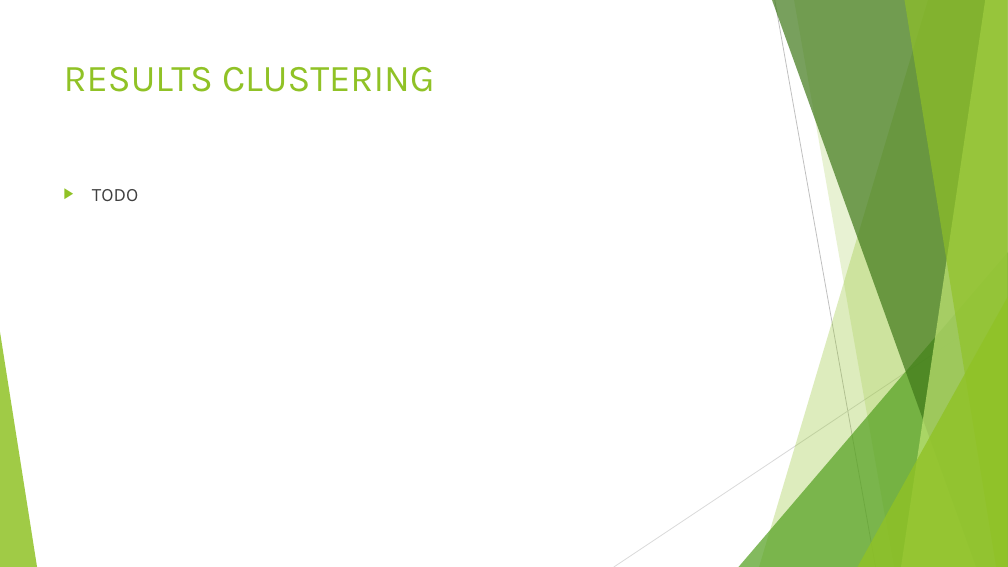
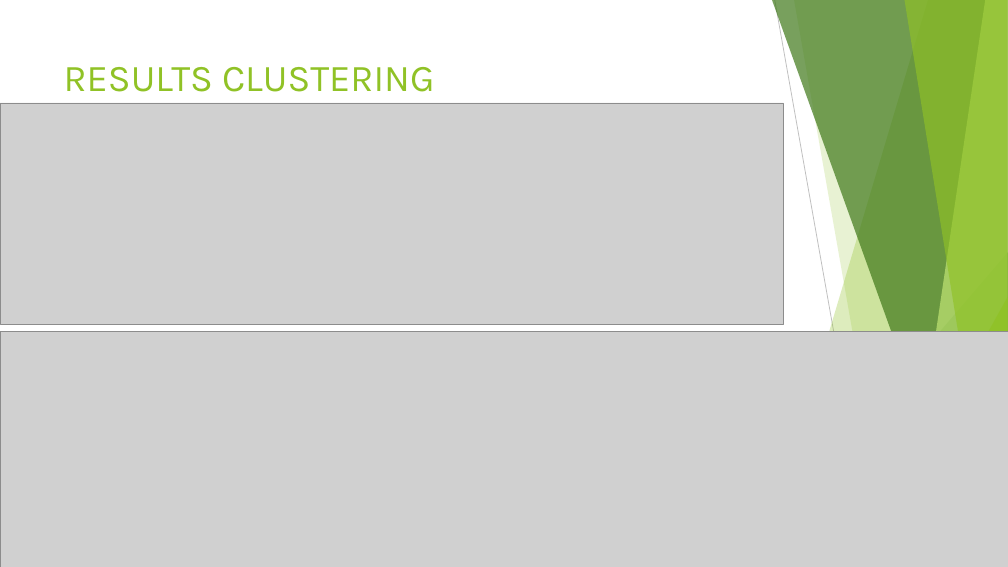
Before and after one commit to MaDe2101/DMLBeerProject, a slide deck: slide 5 of Documentation/Beer Data Presentation - Resampling Task.pptx. Drawn at 1008x567 pixels with LibreOffice and Linux fonts; fonts in the diff are those of the drawing; grey boxes stand for pictures. Boxes give left, top, right and bottom in pixels: in the first picture for what was removed or moved away, otherwise in the second. Text is boxed around its words. In the diff, an @@ line names an element or a change of style, - is before the commit and + after.

Commit message:
added images in Documentation, added images in Plots, added Classification.hl file without results, otherwise it would be to large > 141 MB

```diff
--- a/Documentation/Beer Data Presentation - Resampling Task.pptx
+++ b/Documentation/Beer Data Presentation - Resampling Task.pptx
@@ picture added at bbox=[0, 103, 783, 324] @@
@@ text removed at bbox=[92, 189, 138, 201] @@
-▶ TODO
@@ picture added at bbox=[0, 331, 1008, 567] @@
```
Also in this commit, not shown: 1 other slide changed, 4 other files.
